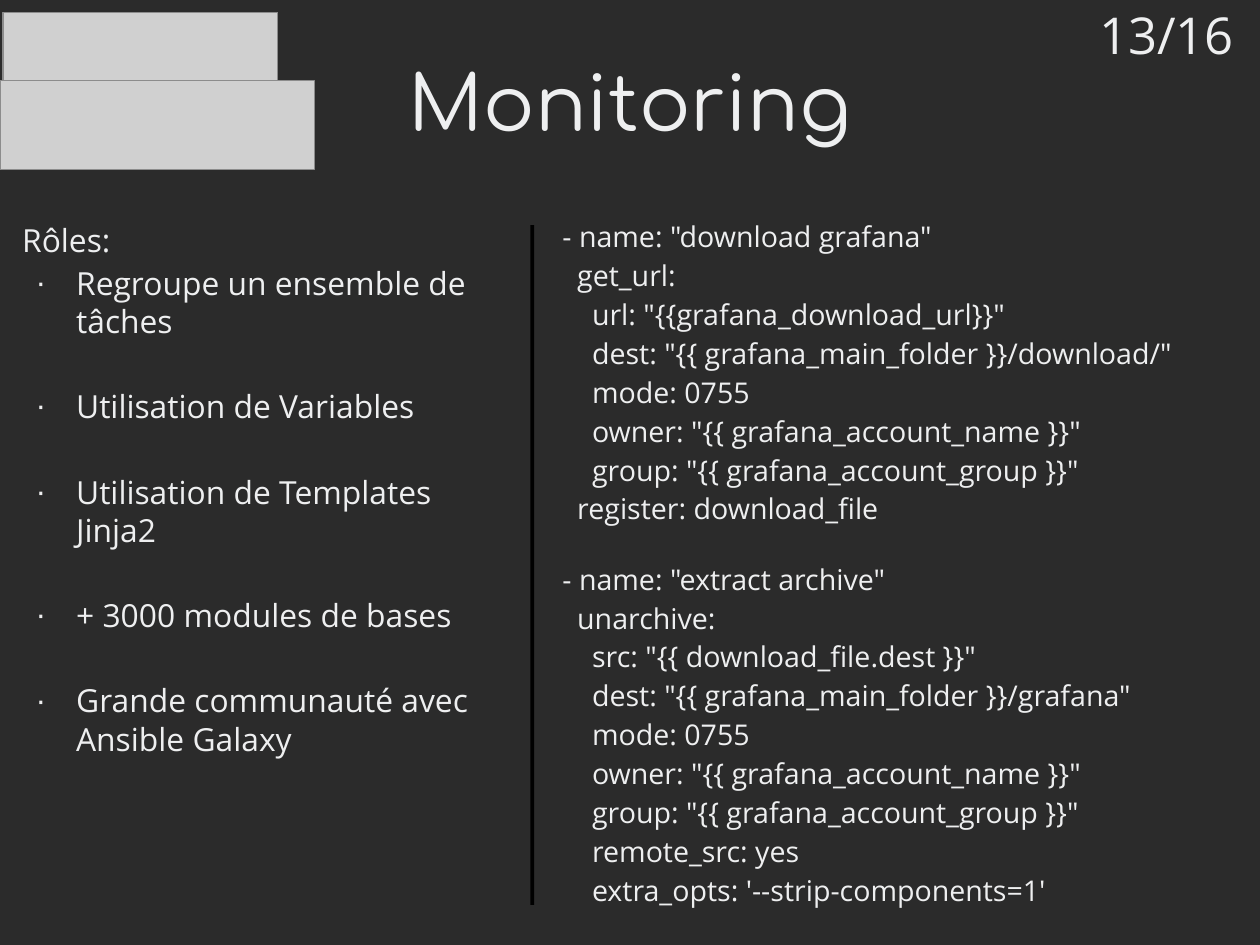
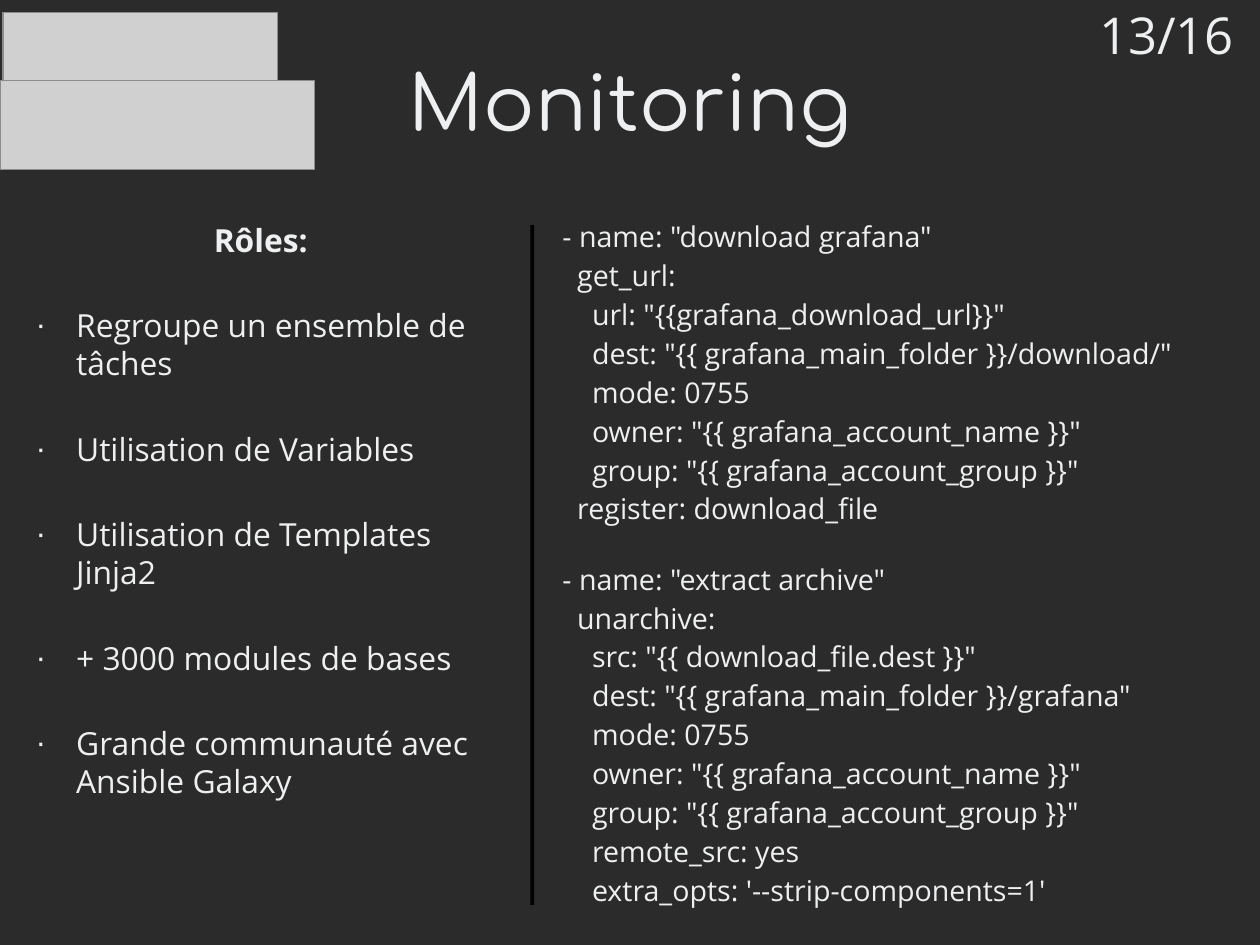
Before and after one commit to mrwormo/rapport_de_stage, a slide deck: slide 13 of files/prez.odp. Drawn at 1260x945 pixels with LibreOffice and Linux fonts; fonts in the diff are those of the drawing; grey boxes stand for pictures; background and template pictures are left out; a plain dark background stands for a picture behind light text. Boxes give left, top, right and bottom in pixels: in the first picture for what was removed or moved away, otherwise in the second. Text is boxed around its words. In the diff, an @@ line names an element or a change of style, - is before the commit and + after.

```diff
--- a/files/prez.odp
+++ b/files/prez.odp
@@ text at box(214, 227, 308, 253): bold on in "Rôles:"; alignment left to centre @@
```
Also in this commit, not shown: 3 other slides changed, 2 slides added, 1 other file.
